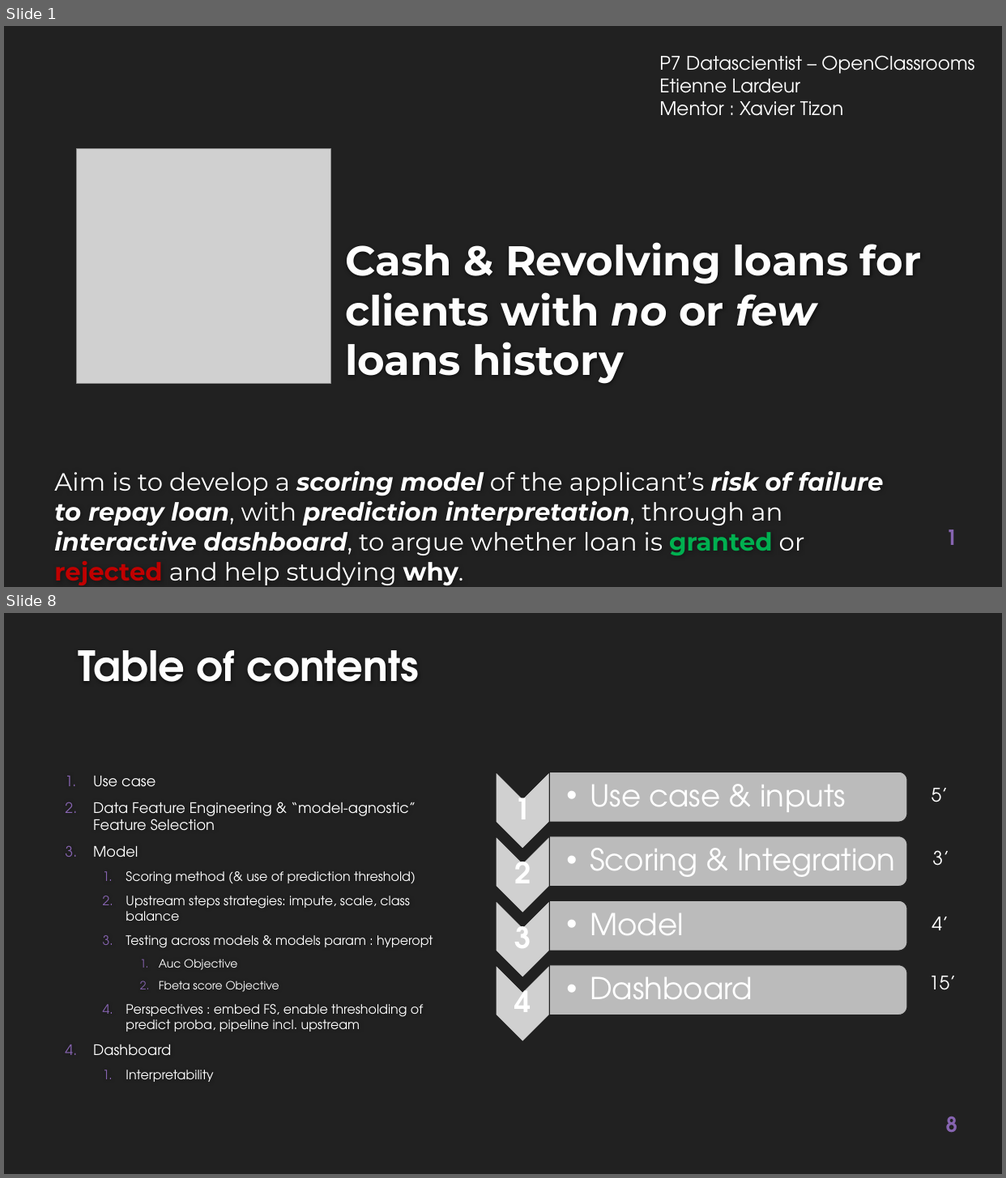
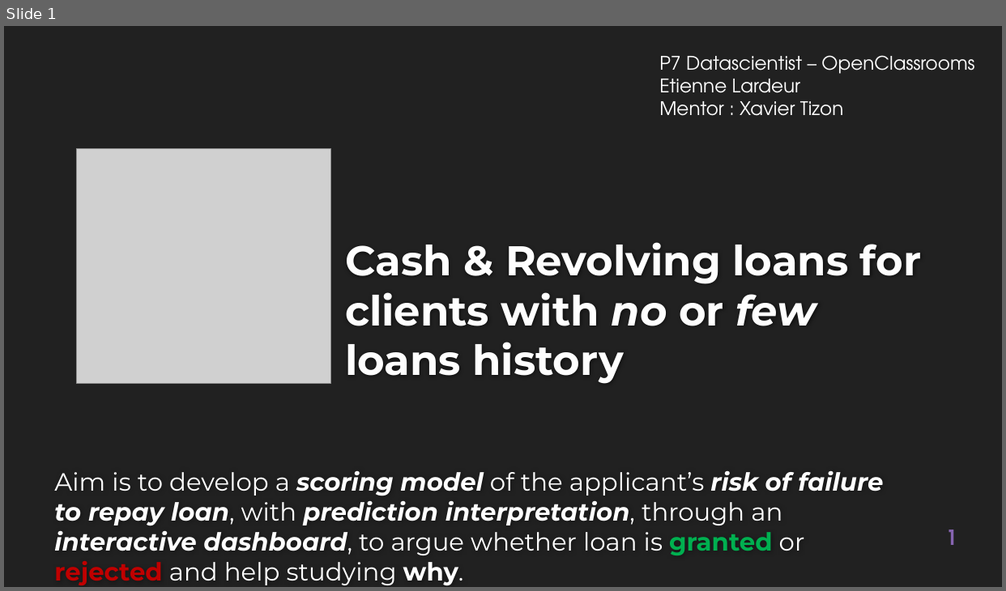
Before and after one commit to EtienneLardeur/P7_Scoring, a slide deck: P7_Support.pptx. Shown one above the other, each under a label of ours: slides 1 and 8 before the commit, slide 1 after it; the slides between them are not shown. The pictures are 1006x1178 and 1006x591 pixels, drawn with LibreOffice and Linux fonts; fonts in the diff are those of the drawing; grey boxes stand for pictures; background and template pictures are left out. Boxes give left, top, right and bottom in pixels: in the first picture for what was removed or moved away, otherwise in the second. Text is boxed around its words. In the diff, an @@ line names an element or a change of style, - is before the commit and + after.

Commit message:
Update P7_Support.pptx
up to : interpretability

```diff
--- a/P7_Support.pptx
+++ b/P7_Support.pptx
@@ slide 8 removed at [4,613,1002,1174], background #212121 @@
@@ title removed at [78,650,420,682] @@
-Table of contents
@@ text removed at [93,776,432,1082] @@
-1. Use case
-2. Data Feature Engineering & “model-agnostic” Feature Selection
-3. Model
-  1. Scoring method (& use of prediction threshold)
-  2. Upstream steps strategies: impute, scale, class balance
-  3. Testing across models & models param : hyperopt
-    1. Auc Objective
-    2. Fbeta score Objective
-  4. Perspectives : embed FS, enable thresholding of predict proba, pipeline incl. upstream
-4. Dashboard
-  1. Interpretability
@@ text removed at [931,788,948,803] @@
-5’
@@ text removed at [932,850,949,866] @@
-3’
@@ text removed at [931,917,948,931] @@
-4’
@@ text removed at [929,976,957,990] @@
-15’
@@ group removed at [496,772,907,1042]: 8 texts, 4 pictures, 4 round same rects @@
-1
-  • Use case & inputs
-2
-  • Scoring & Integration
-3
-  • Model
-4
-  • Dashboard
@@ page number removed at [946,1117,957,1133] @@
-8
```
Also in this commit, not shown: 11 slides changed, 2 slides added, 6 other slides removed.
